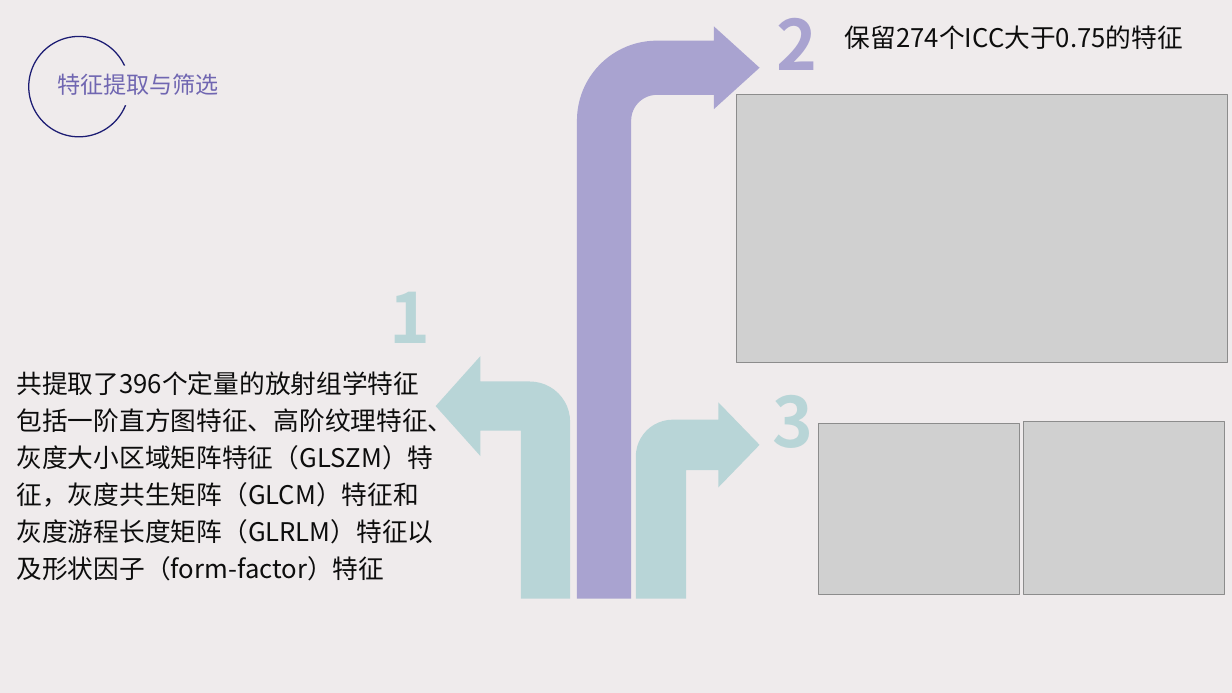
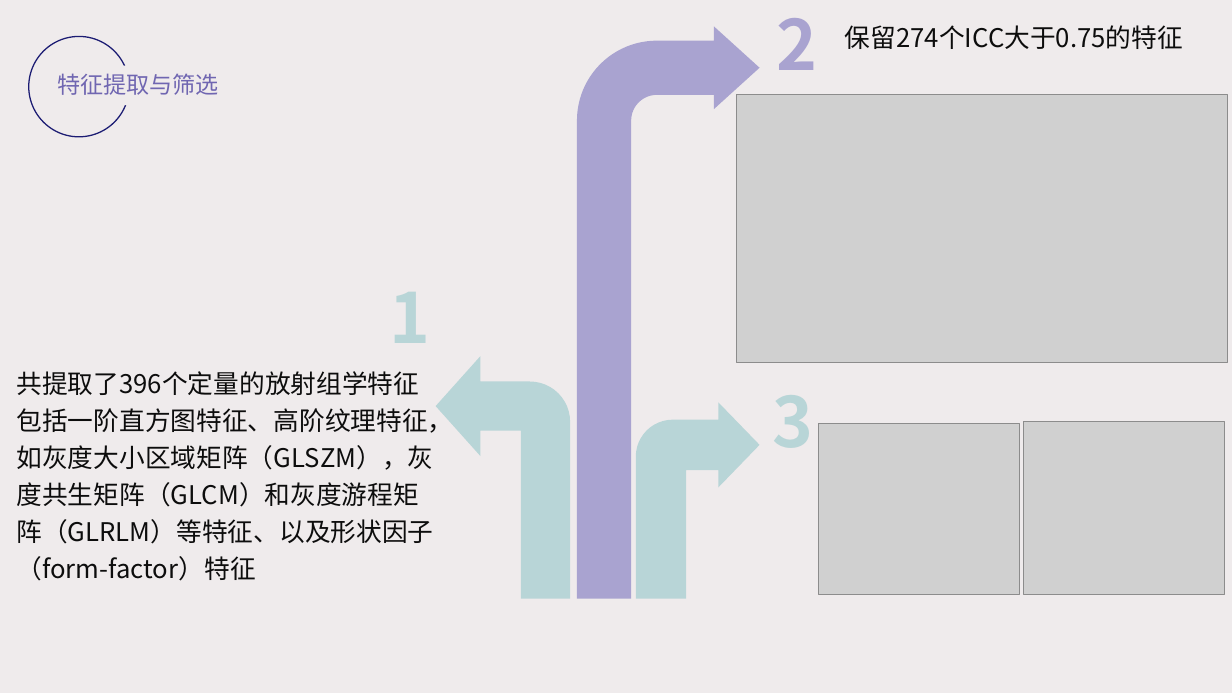
Before and after one commit to dongmengshi/-, a slide deck: slide 17 of ppt/毕业答辩PPT.pptx. Drawn at 1232x693 pixels with LibreOffice and Linux fonts; fonts in the diff are those of the drawing; grey boxes stand for pictures. Boxes give left, top, right and bottom in pixels: in the first picture for what was removed or moved away, otherwise in the second. Text is boxed around its words. In the diff, an @@ line names an element or a change of style, - is before the commit and + after.

```diff
--- a/ppt/毕业答辩PPT.pptx
+++ b/ppt/毕业答辩PPT.pptx
@@ text at [17,404,454,581]: text changed @@
-包括一阶直方图特征、高阶纹理特征、灰度大小区域矩阵特征（GLSZM）特征，灰度共生矩阵（GLCM）特征和灰度游程长度矩阵（GLRLM）特征以及形状因子（form-factor）特征
+包括一阶直方图特征、高阶纹理特征，如灰度大小区域矩阵（GLSZM），灰度共生矩阵（GLCM）和灰度游程矩阵（GLRLM）等特征、以及形状因子（form-factor）特征
```
Also in this commit, not shown: 6 other slides changed, 1 other file.
